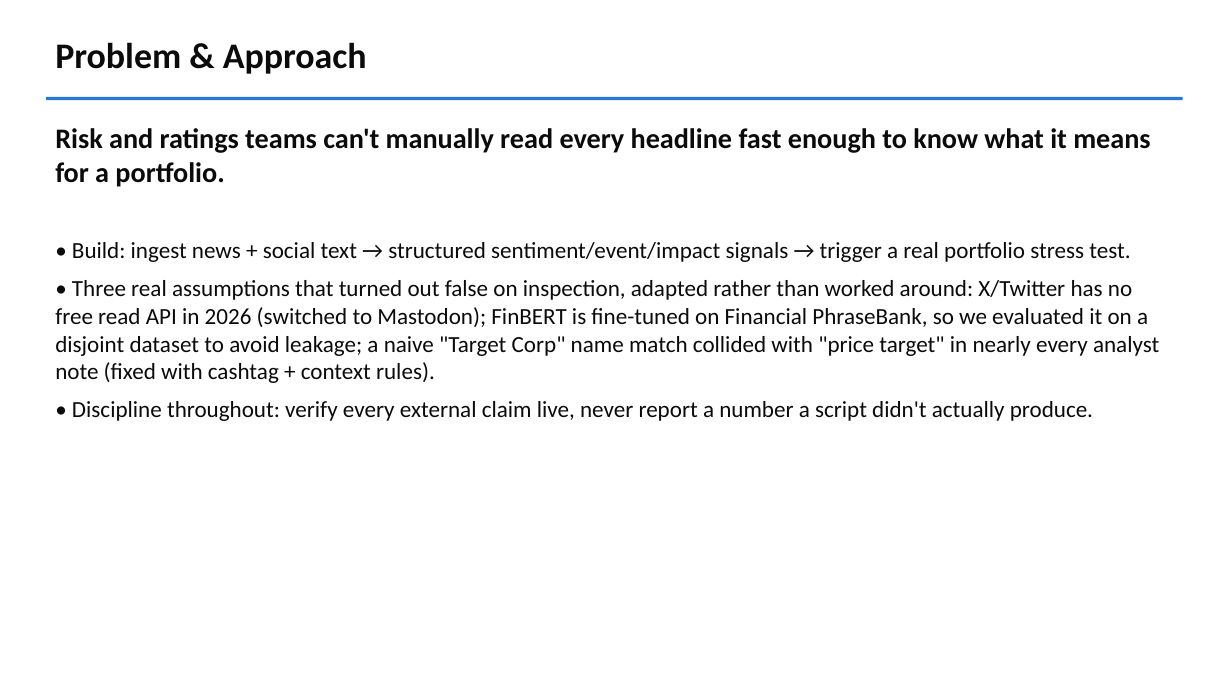
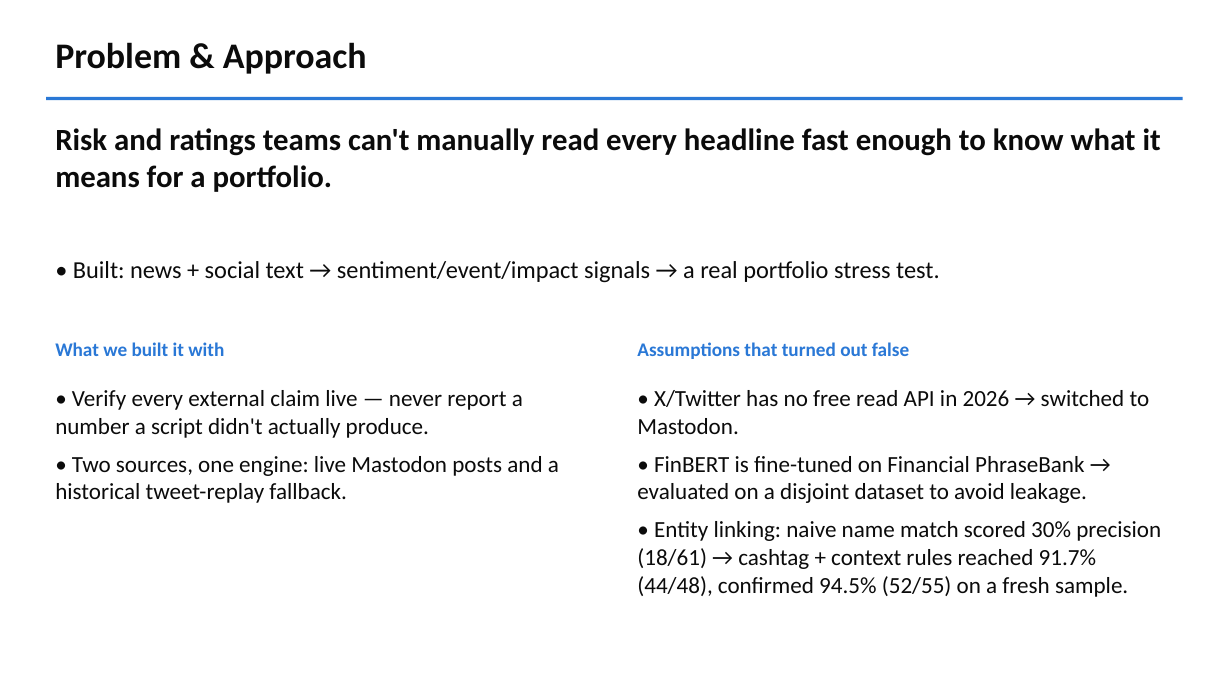
Before and after one commit to aadits1965/iitg-aadit-siroya-hackathon, a slide deck: slide 2 of docs/presentation.pptx. Drawn at 1232x693 pixels with LibreOffice and Linux fonts; fonts in the diff are those of the drawing. Boxes give left, top, right and bottom in pixels: in the first picture for what was removed or moved away, otherwise in the second. Text is boxed around its words. In the diff, an @@ line names an element or a change of style, - is before the commit and + after.

```diff
--- a/docs/presentation.pptx
+++ b/docs/presentation.pptx
@@ text "Risk and ratings teams can't ..." at box(55, 128, 1161, 192): size 22 to 24 pt @@
@@ text at box(73, 261, 939, 283): text changed; size 18 to 19 pt @@
-• Build: ingest news + social text → structured sentiment/event/impact signals → trigger a real portfolio stress test.
-• Three real assumptions that turned out false on inspection, adapted rather than worked around: X/Twitter has no free read API in 2026 (switched to Mastodon); FinBERT is fine-tuned on Financial PhraseBank, so we evaluated it on a disjoint dataset to avoid leakage; a naive "Target Corp" name match collided with "price target" in nearly every analyst note (fixed with cashtag + context rules).
-• Discipline throughout: verify every external claim live, never report a number a script didn't actually produce.
+• Built: news + social text → sentiment/event/impact signals → a real portfolio stress test.
@@ text added at box(55, 342, 224, 356), 15 pt, text #2A78D6, bold @@
+What we built it with
@@ text added at box(637, 342, 909, 359), 15 pt, text #2A78D6, bold @@
+Assumptions that turned out false
@@ text added at box(55, 390, 559, 503), 18 pt, text #0B0B0B @@
+• Verify every external claim live — never report a number a script didn't actually produce.
+• Two sources, one engine: live Mastodon posts and a historical tweet-replay fallback.
@@ text added at box(637, 390, 1161, 597), 18 pt, text #0B0B0B @@
+• X/Twitter has no free read API in 2026 → switched to Mastodon.
+• FinBERT is fine-tuned on Financial PhraseBank → evaluated on a disjoint dataset to avoid leakage.
+• Entity linking: naive name match scored 30% precision (18/61) → cashtag + context rules reached 91.7% (44/48), confirmed 94.5% (52/55) on a fresh sample.
```
Also in this commit, not shown: 5 other slides changed, 6 other files.
